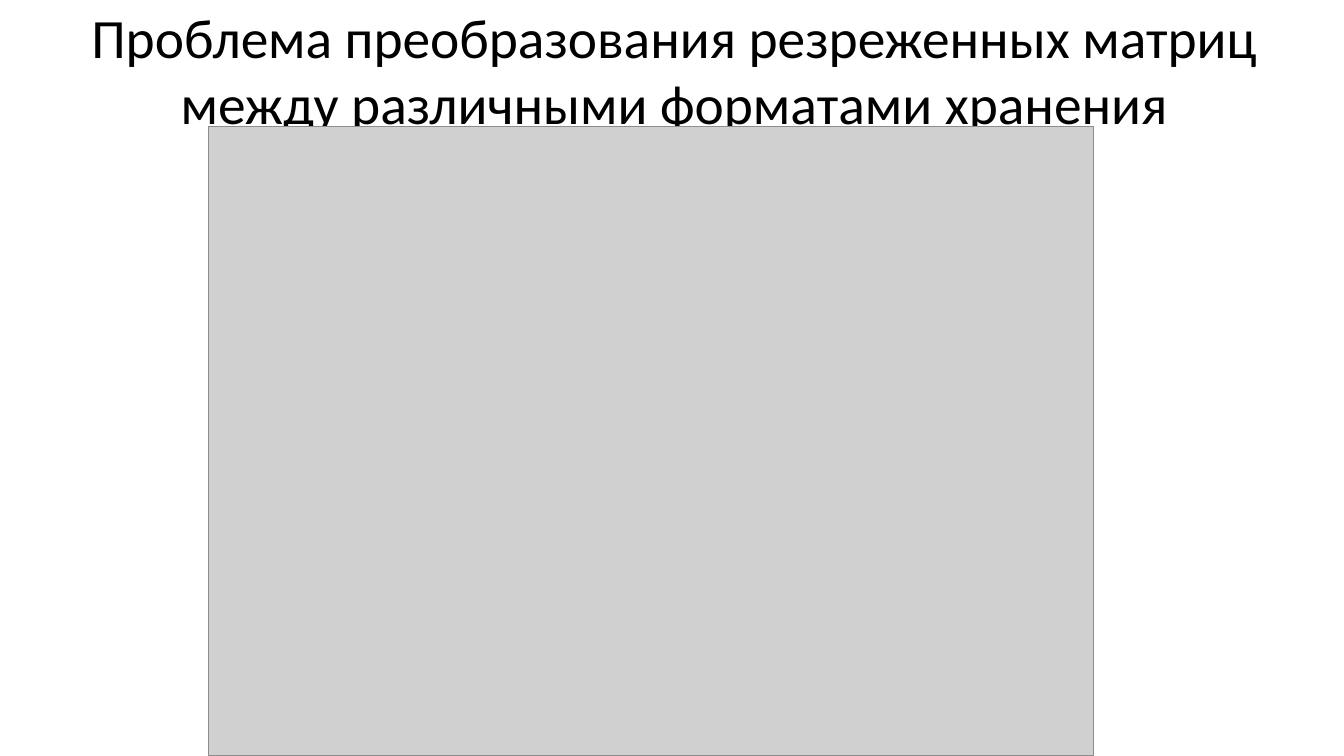
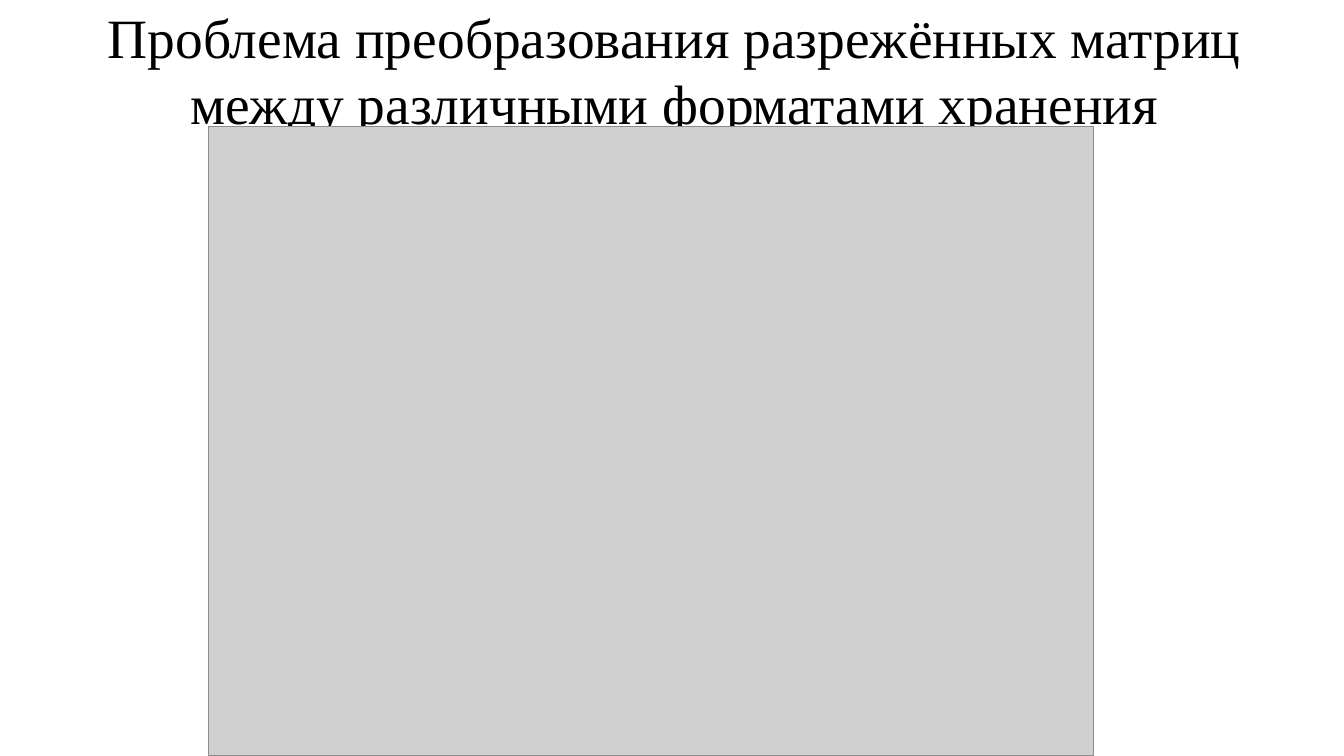
Before and after one commit to LitvinovVN/CudaLearning, a slide deck: slide 4 of _09_PtmConvTest/ptm conveyor.pptx. Drawn at 1344x756 pixels with LibreOffice and Linux fonts; fonts in the diff are those of the drawing; grey boxes stand for pictures. Boxes give left, top, right and bottom in pixels: in the first picture for what was removed or moved away, otherwise in the second. Text is boxed around its words. In the diff, an @@ line names an element or a change of style, - is before the commit and + after.

```diff
--- a/_09_PtmConvTest/ptm conveyor.pptx
+++ b/_09_PtmConvTest/ptm conveyor.pptx
@@ title at (108, 18, 1241, 134): text changed; font Calibri to Times New Roman @@
-Проблема преобразования резреженных матриц между различными форматами хранения
+Проблема преобразования разрежённых матриц между различными форматами хранения
```
Also in this commit, not shown: 5 other slides changed, 2 slides added, 3 other files.
